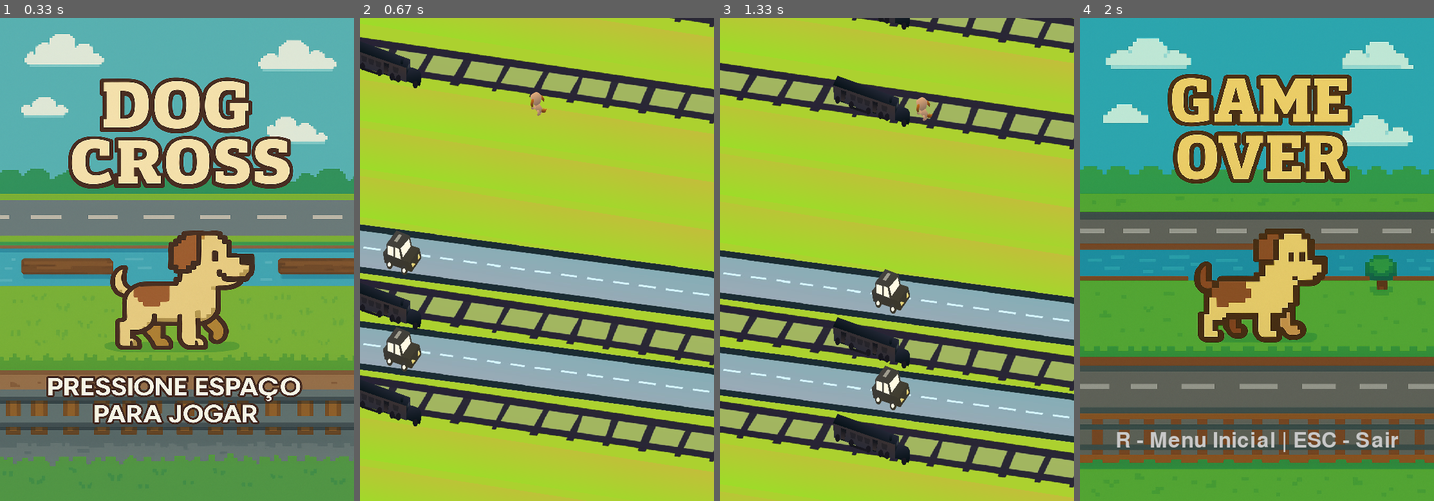
Above: before the commit, frames 1-4 (left to right).
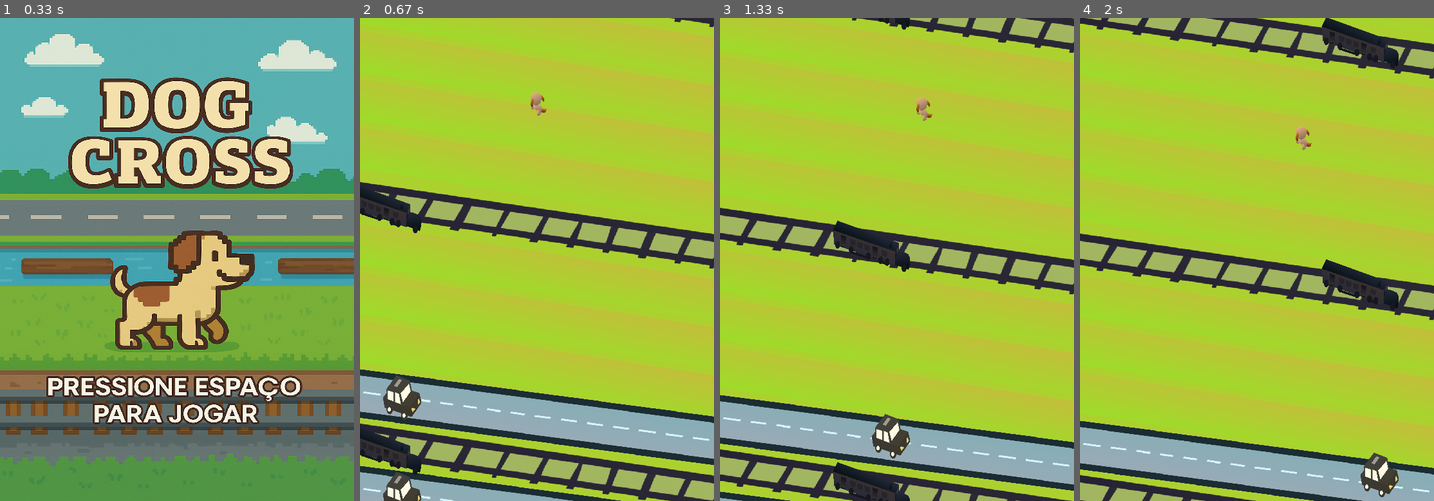
Above: after the commit, the same moments.

Repository: decov12/pygameandreeduardorafel
Game: pygame game, started from main.py
Same seed, same stepped clock (60 frames per second), same inputs: the game is played once before the commit and once after it.
Inputs:
- Up to frame 1 (0.33 s): no input
- Up to frame 2 (0.67 s): tap Space at 0.33 s
- Up to frame 3 (1.33 s): hold Right 0.67-1.13 s; hold Up from 1.17 s (still down)
- Up to frame 4 (2 s): release Up at 1.47 s; hold Right 1.5-1.97 s

Frame 1 is identical in both runs. In frame 2, 60% of the frame differs, in the area x 0-100%, y 3-100%; in frame 3, 55%; in frame 4, 100%, in the area x 0-100%, y 0-100%.

Commit message:
Sempre comeca na grama

Diff:
--- a/main.py
+++ b/main.py
@@ -179,7 +179,10 @@
 
     ultimos_bg = []
     for i in range(-10, 10):
-        tipo = random.choice(available_backgrounds)
+        if -1 <= i <= 1:
+            tipo = 'grass'  # força os 3 terrenos centrais a serem seguros
+        else:
+            tipo = random.choice(available_backgrounds)
         bg = Background(tipo, i * 75, i)
 
         if bg.tipo in ['street', 'street2']:
